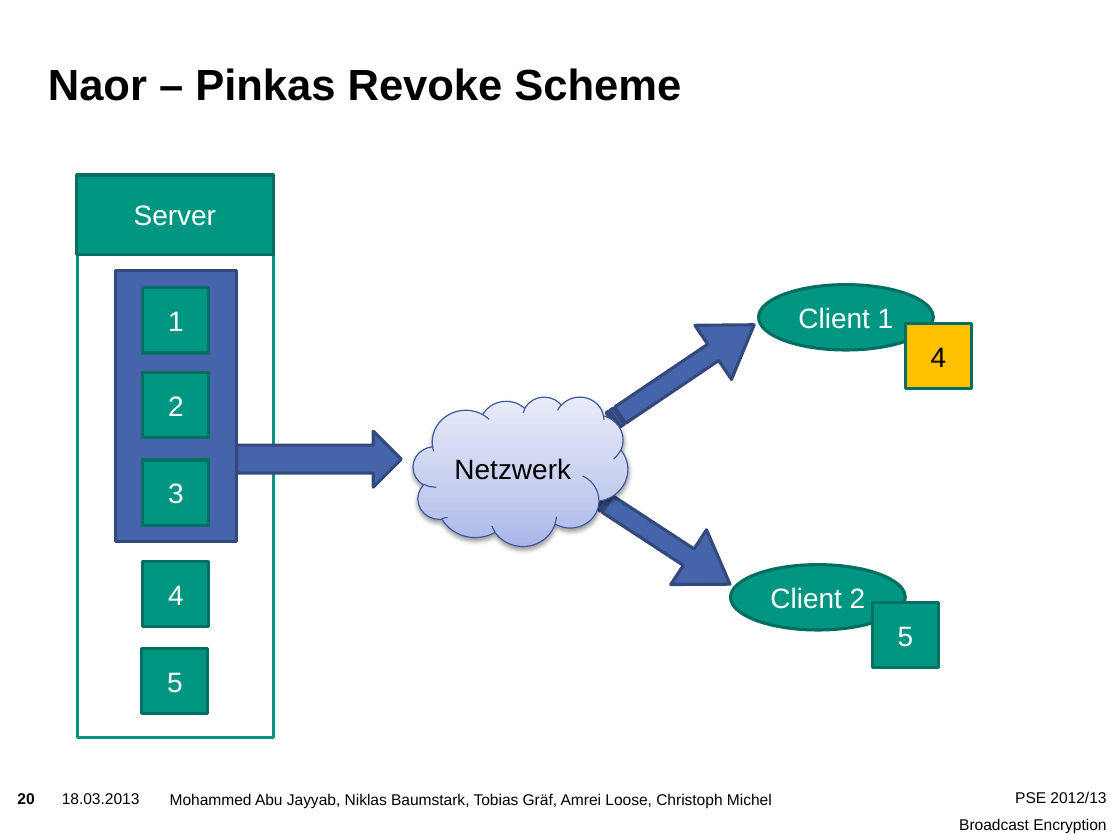
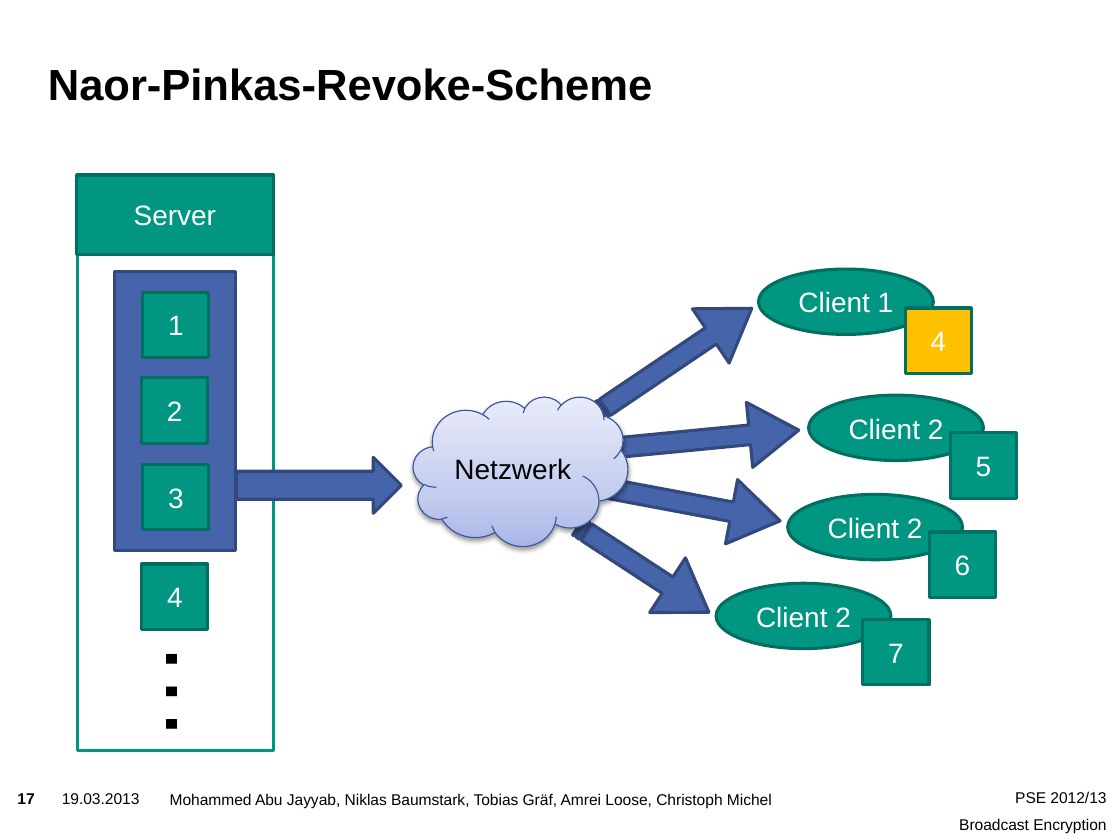
Before and after one commit to niklasb/pse-broadcast-encryption, a slide deck: slide 17 of praesentation/pse-abschluss.pptx (slide 20 before the commit). Drawn at 1120x840 pixels with LibreOffice and Linux fonts; fonts in the diff are those of the drawing; background and template pictures are left out. Boxes give left, top, right and bottom in pixels: in the first picture for what was removed or moved away, otherwise in the second. Text is boxed around its words. In the diff, an @@ line names an element or a change of style, - is before the commit and + after.

Commit message:
update presentation

```diff
--- a/praesentation/pse-abschluss.pptx
+++ b/praesentation/pse-abschluss.pptx
@@ title at [48, 68, 652, 101]: text changed @@
-Naor – Pinkas Revoke Scheme
+Naor-Pinkas-Revoke-Scheme
@@ rectangle: place and size @@
-rectangle at [77, 233, 273, 737]
+rectangle at [77, 233, 273, 750]
@@ ellipse "Client 1": place and size @@
-ellipse "Client 1" at [758, 284, 933, 349]
+ellipse "Client 1" at [758, 269, 933, 334]
@@ rectangle: place and size @@
-rectangle at [115, 271, 236, 542]
+rectangle at [114, 271, 235, 550]
@@ striped right arrow: place and size @@
-striped right arrow at [593, 298, 772, 448]
+striped right arrow at [578, 281, 769, 440]
@@ rectangle "4": place and size @@
-rectangle "4" at [905, 324, 971, 389]
+rectangle "4" at [905, 308, 971, 373]
@@ rectangle "4" at [905, 308, 971, 373]: text colour #000000 to #FFFFFF @@
@@ 3 rectangles: place and size @@
-3 rectangles at [143, 288, 209, 525]
+3 rectangles at [142, 292, 209, 530]
@@ striped right arrow added at [608, 398, 801, 480], fill #4664AA, outline #344A7E 2 pt @@
@@ ellipse added at [809, 395, 983, 460], fill #009682, outline #006F60 2 pt, 18 pt, text #FFFFFF @@
+Client 2
@@ rectangle "5": place and size @@
-rectangle "5" at [142, 648, 208, 713]
+rectangle "5" at [951, 432, 1017, 497]
@@ rectangle "5" at [951, 432, 1017, 497]: outline #006F60 2 pt to #007062 2 pt @@
@@ right arrow: place and size @@
-right arrow at [236, 431, 401, 487]
+right arrow at [236, 457, 401, 513]
@@ striped right arrow added at [589, 454, 786, 552], fill #4664AA, outline #344A7E 2 pt @@
@@ striped right arrow: place and size @@
-striped right arrow at [582, 471, 749, 611]
+striped right arrow at [561, 499, 727, 639]
@@ ellipse added at [787, 494, 962, 559], fill #009682, outline #006F60 2 pt, 18 pt, text #FFFFFF @@
+Client 2
@@ rectangle added at [930, 532, 996, 597], fill #009682, outline #007062 2 pt, 18 pt, text #FFFFFF @@
+6
@@ ellipse "Client 2": place and size @@
-ellipse "Client 2" at [730, 564, 905, 629]
+ellipse "Client 2" at [716, 584, 890, 648]
@@ rectangle "7": place and size @@
-rectangle "7" at [872, 603, 939, 668]
+rectangle "7" at [862, 619, 928, 684]
@@ text added at [138, 630, 274, 751], 66 pt, text #000000 @@
+…
@@ text in rectangle at [888, 643, 904, 663]: text changed @@
-5
+7
@@ page number at [17, 793, 34, 804]: text changed @@
-20
+17
@@ text at [62, 793, 140, 804]: text changed @@
-18.03.2013
+19.03.2013
```
Also in this commit, not shown: 13 other slides changed, 7 slides added, 9 slides removed, 1 other file.
